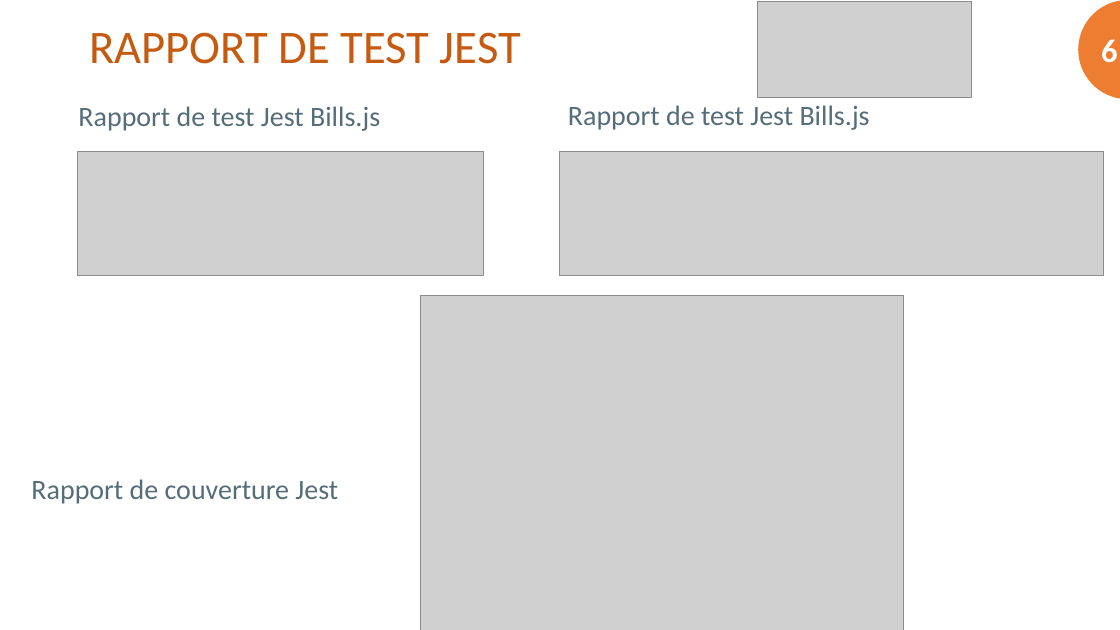
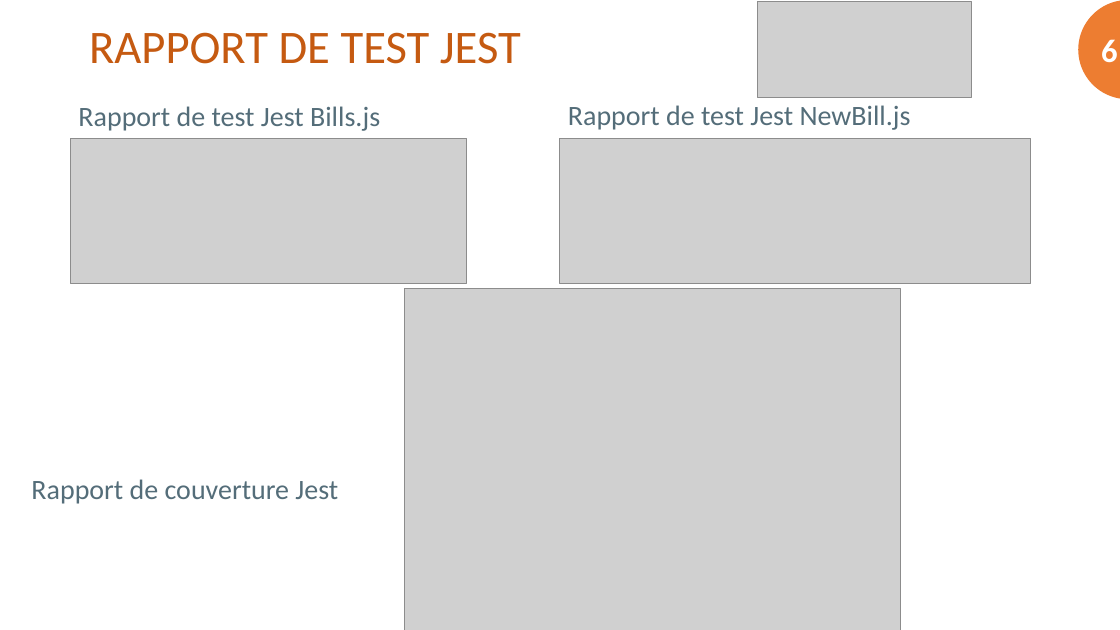
Before and after one commit to Kilian06/OPC-Projet-9, a slide deck: slide 6 of Rendu/Support Prez OPC 9.pptx. Drawn at 1120x630 pixels with LibreOffice and Linux fonts; fonts in the diff are those of the drawing; grey boxes stand for pictures; background and template pictures are left out. Boxes give left, top, right and bottom in pixels: in the first picture for what was removed or moved away, otherwise in the second. Text is boxed around its words. In the diff, an @@ line names an element or a change of style, - is before the commit and + after.

```diff
--- a/Rendu/Support Prez OPC 9.pptx
+++ b/Rendu/Support Prez OPC 9.pptx
@@ text at [568, 105, 911, 130]: text changed @@
-Rapport de test Jest Bills.js
+Rapport de test Jest NewBill.js
@@ picture: place and size @@
-picture at [77, 151, 484, 276]
+picture at [70, 138, 466, 283]
@@ picture: place and size @@
-picture at [560, 151, 1104, 276]
+picture at [560, 138, 1031, 283]
@@ picture: place and size @@
-picture at [420, 296, 904, 630]
+picture at [404, 288, 900, 630]
```
Also in this commit, not shown: 5 other slides changed, 8 other files.
